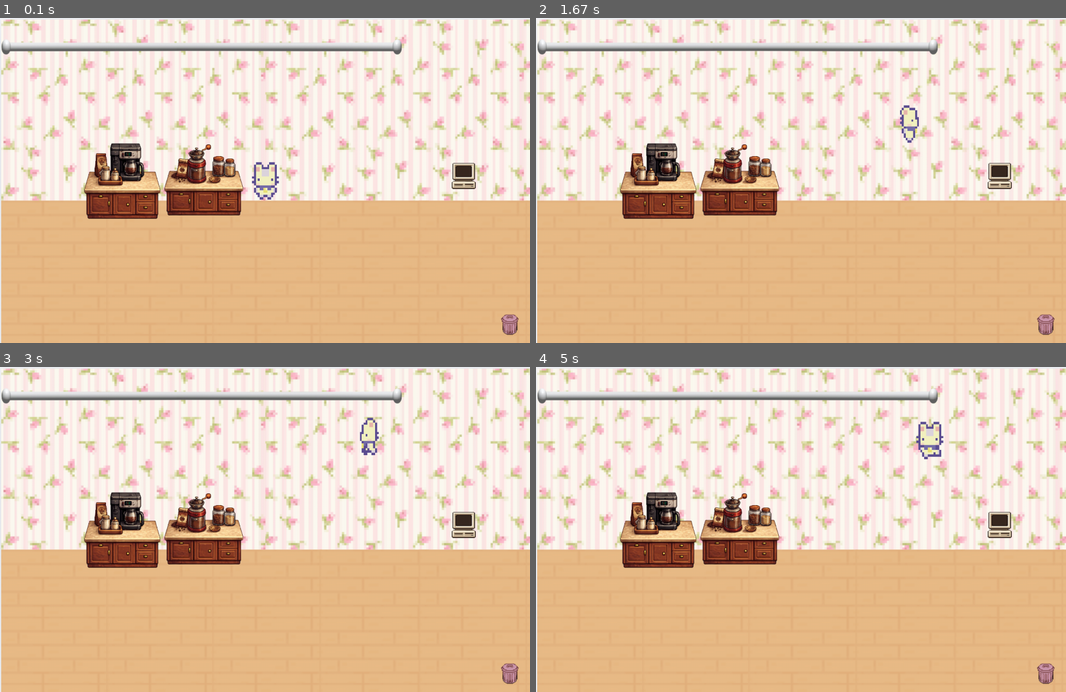
Above: before the commit, frames 1-4 (two rows, left to right).
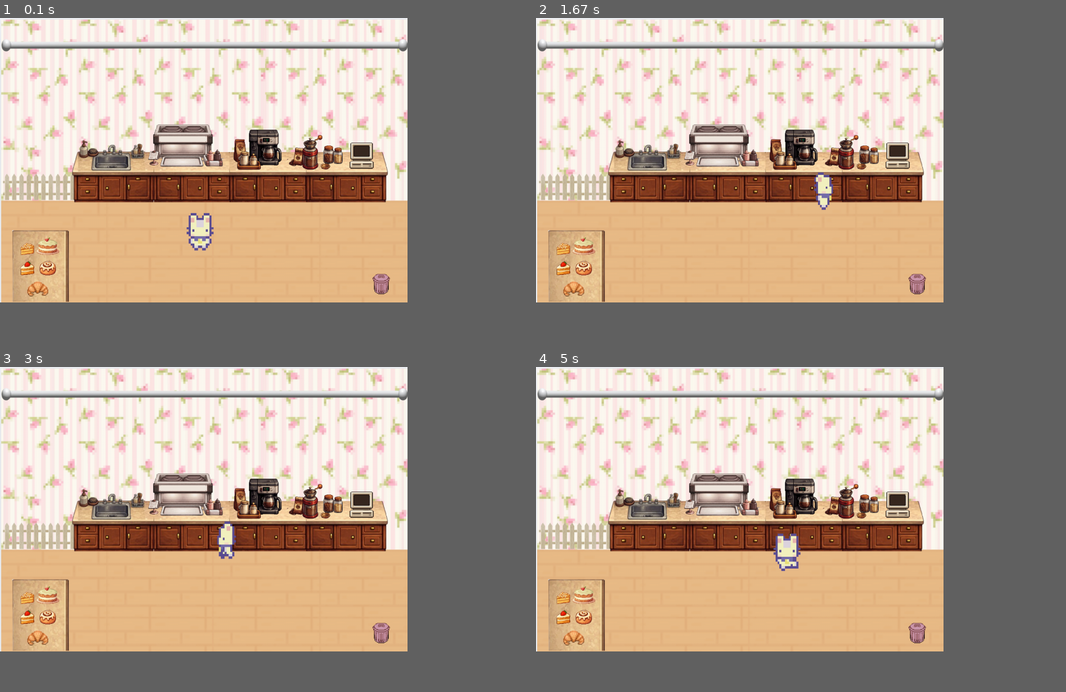
Above: after the commit, the same moments.

Repository: B-Isabella/techfest-pygame
Game: pygame game, started from Main.py
The game is run twice, just before and just after one commit, with the same random seed, the same clock (stepped at 60 frames per second) and the same inputs.
Inputs:
- Up to frame 1 (0.1 s): no input
- Up to frame 2 (1.67 s): hold W 0.33-0.8 s; hold Right 0.33-0.8 s; tap A at 0.83 s; hold Right 1.17-1.63 s
- Up to frame 3 (3 s): hold Up 1.67-1.97 s; hold Right 2-2.47 s; hold Left from 2.5 s (still down)
- Up to frame 4 (5 s): release Left at 3.03 s; hold Down 3.07-3.37 s; hold Left 3.4-3.8 s; hold Up 3.83-4.2 s; hold Right 4.23-4.87 s; hold Down from 4.9 s (still down)
In our replay, the window is 900x553 before the commit and 692x484 after it. These sizes can differ from the game's own. Grey fills any space a smaller window leaves; there, only what the larger window draws over its background counts as a difference.

The runs differ from the first frame. In frame 1, 29% of the frame differs, in the area x 0-100%, y 0-100%; in frame 2, 28%; in frame 3, 28%; in frame 4, 29%.

Commit message:
added objects and collision and like 20 small things...

Diff:
--- a/Main.py
+++ b/Main.py
@@ -1,7 +1,7 @@
 import pygame
 
-WIDTH = 1300
-HEIGHT = 800
+WIDTH = 1000
+HEIGHT = 700
 
 pygame.init()
 screen = pygame.display.set_mode((WIDTH, HEIGHT))
@@ -31,14 +31,87 @@
 walk_right = [pygame.transform.scale(pygame.image.load("assets/character/MC_RIGHT3.png"), (225, 275)),
               pygame.transform.scale(pygame.image.load("assets/character/MC_RIGHT4.png"), (225, 275))]
 
-# objects
+# Objects
 trashcan = pygame.transform.scale(pygame.image.load("assets/objects/zafacon_lol.png"), (70, 70))
-order_slide = pygame.transform.scale(pygame.image.load("assets/objects/orderslide.png"), (1000, 100))
+order_slide = pygame.transform.scale(pygame.image.load("assets/objects/orderslide.png"), (1015, 80))
 computer = pygame.transform.scale(pygame.image.load("assets/objects/computer.png"), (75, 75))
-coffee_machine = pygame.transform.scale(pygame.image.load("assets/objects/coffee_machine.png"), (200, 200))
-coffee_grinder = pygame.transform.scale(pygame.image.load("assets/objects/coffee_grinder.png"), (200, 200))
-
-character_rect = idle_down[0].get_rect(center=(WIDTH // 2, HEIGHT // 2))
+counters = pygame.transform.scale(pygame.image.load("assets/objects/counters.png"), (800, 260))
+pastries = pygame.transform.scale(pygame.image.load("assets/objects/pastries.png"), (200, 220))
+verjas = pygame.transform.scale(pygame.image.load("assets/objects/verjitas.png"), (200, 100))
+
+coffee_grinder = pygame.transform.scale(pygame.image.load("assets/objects/grinder.png"), (200, 140))
+coffee_machine = pygame.transform.scale(pygame.image.load("assets/objects/coffee_machine.png"), (200, 140))
+drink_station = pygame.transform.scale(pygame.image.load("assets/objects/drinkprep.png"), (200, 140))
+
+trashcan_rect = pygame.Rect(
+    trashcan.get_rect(topleft=(950, 620)).x,
+    trashcan.get_rect(topleft=(950, 620)).y,
+    trashcan.get_width(),
+    trashcan.get_height() // 4
+).inflate(-40, -20)
+
+order_slide_rect = pygame.Rect(
+    order_slide.get_rect(topleft=(-5, 25)).x,
+    order_slide.get_rect(topleft=(-5, 25)).y,
+    order_slide.get_width(),
+    order_slide.get_height() // 2
+).inflate(-40, -20)
+
+computer_rect = pygame.Rect(
+    computer.get_rect(topleft=(850, 280)).x,
+    computer.get_rect(topleft=(850, 280)).y,
+    computer.get_width(),
+    computer.get_height() // 4
+).inflate(-20, -10)
+
+counters_rect = pygame.Rect(
+    counters.get_rect(topleft=(160, 250)).x,
+    counters.get_rect(topleft=(160, 270)).y,
+    counters.get_width(),
+    counters.get_height() // 4
+).inflate(-20, -10)
+
+pastries_rect = pygame.Rect(
+    pastries.get_rect(topleft=(-15, 300)).x,
+    pastries.get_rect(topleft=(-15, 518)).y,
+    pastries.get_width() // 1.3,
+    pastries.get_height()
+).inflate(-20, -10)
+
+verjas_rect = pygame.Rect(
+    verjas.get_rect(topleft=(-5, 370)).x,
+    verjas.get_rect(topleft=(-5, 370)).y,
+    verjas.get_width() // 1.2,
+    verjas.get_height() // 8
+).inflate(-20, -10)
+
+grinder_rec = pygame.Rect(
+    coffee_grinder.get_rect(topleft=(780, 220)).x,
+    coffee_grinder.get_rect(topleft=(670, 205)).y,
+    coffee_grinder.get_width(),
+    coffee_grinder.get_height()
+).inflate(-20, -10)
+
+coffee_machine_rect = pygame.Rect(
+    coffee_machine.get_rect(topleft=(620, 240)).x,
+    coffee_machine.get_rect(topleft=(620, 200)).y,
+    coffee_machine.get_width(),
+    coffee_machine.get_height()
+).inflate(-20, -10)
+
+drink_station_rect = pygame.Rect(
+    drink_station.get_rect(topleft=(400, 240)).x,
+    drink_station.get_rect(topleft=(400, 200)).y,
+    drink_station.get_width(),
+    drink_station.get_height()
+).inflate(-20, -10)
+
+character_rect = idle_down[0].get_rect(center=(WIDTH // 2, HEIGHT // 1.4)).inflate(-80, -150)
+
+# List of object rectangles for collision detection
+object_rects = [drink_station_rect, coffee_machine_rect, grinder_rec, computer_rect, trashcan_rect,
+                order_slide_rect, counters_rect, pastries_rect, verjas_rect]
+
 speed = 5
 animation_timer = 0
 idle_animation_timer = 0
@@ -54,26 +127,36 @@
     keys = pygame.key.get_pressed()
 
     moving = False
+    new_rect = character_rect.copy()
+
     if keys[pygame.K_w] or keys[pygame.K_UP]:  # Move up
-        character_rect.y -= speed
+        new_rect.y -= speed
         current_animation = walk_up
         direction = "up"
         moving = True
     if keys[pygame.K_s] or keys[pygame.K_DOWN]:  # Move down
-        character_rect.y += speed
+        new_rect.y += speed
         current_animation = walk_down
         direction = "down"
         moving = True
     if keys[pygame.K_a] or keys[pygame.K_LEFT]:  # Move left
-        character_rect.x -= speed
+        new_rect.x -= speed
         current_animation = walk_left
         direction = "left"
         moving = True
     if keys[pygame.K_d] or keys[pygame.K_RIGHT]:  # Move right
-        character_rect.x += speed
+        new_rect.x += speed
         current_animation = walk_right
         direction = "right"
         moving = True
+
+    # Check for collisions with objects
+    if not any(new_rect.colliderect(obj) for obj in object_rects):
+        character_rect = new_rect
+
+    # World borders
+    character_rect.x = max(0, min(character_rect.x, WIDTH - character_rect.width))
+    character_rect.y = max(0, min(character_rect.y, HEIGHT - character_rect.height))
 
     if not moving:
         if direction == "up":
@@ -89,22 +172,27 @@
         if idle_animation_timer > 500:
             current_frame = (current_frame + 1) % len(current_animation)
             idle_animation_timer = 0
-
     else:
         animation_timer += clock.get_time()
         if animation_timer > 200:
             current_frame = (current_frame + 1) % len(current_animation)
             animation_timer = 0
 
+    # Draw everything
     screen.blit(background, (0, 0))
 
-    screen.blit(trashcan, (1215, 720))
-    screen.blit(order_slide, (-5, 25))
-    screen.blit(computer, (1100, 350))
-    screen.blit(coffee_machine, (200, 300))
-    screen.blit(coffee_grinder, (400, 300))
-
-    screen.blit(current_animation[current_frame], character_rect)
+    screen.blit(verjas, (-5, 370))
+    screen.blit(trashcan, (900, 620))
+    screen.blit(order_slide, (-5, 30))
+    screen.blit(counters, (160, 250))
+    screen.blit(computer, (850, 300))
+    screen.blit(pastries, (-15, 500))
+
+    screen.blit(coffee_grinder, (680, 260))
+    screen.blit(coffee_machine, (535, 240))
+    screen.blit(drink_station, (360, 240))
+
+    screen.blit(current_animation[current_frame], character_rect.inflate(100, 100).topleft)
 
     pygame.display.flip()
     clock.tick(60)
Binary file removed: assets/objects/coffee_grinder.png
Binary file changed: assets/objects/coffee_machine.png
Binary file added: assets/objects/counters.png
Binary file added: assets/objects/drinkprep.png
Binary file added: assets/objects/grinder.png
Binary file added: assets/objects/pastries.png
Binary file added: assets/objects/verjitas.png
